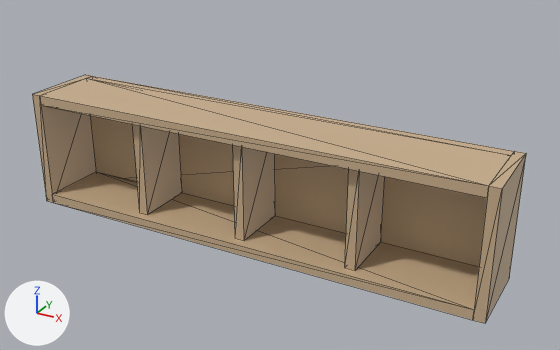
An edit to the glTF model models/simple_7inch_flat/vinyl_record_storage.glb, drawn before and after from the same camera.
Camera for both pictures: a camera (50 mm lens) standing at (43.9, -46.7, 27.2) and looking at (19.7, -2.7, 5.2). Lighting does not change. The marker at lower left points along +X, +Y and +Z. The first picture is the older version. Mesh edges are drawn as thin lines. Where no turn or scale is listed for an object, it has been applied to the vertices.

The first picture shows 'back', 'bottom', 'divider_1', 'divider_2', 'divider_3', 'front', 'side_left', 'side_right'.
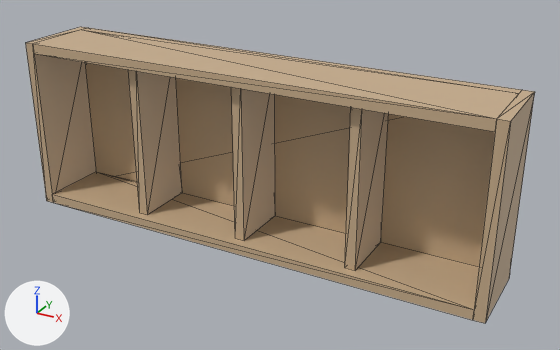
Patch to the scene script:
```diff
--- a/models/simple_7inch_flat/vinyl_record_storage.glb.py
+++ b/models/simple_7inch_flat/vinyl_record_storage.glb.py
@@ me_side_left @@
-me_side_left.from_pydata(...)  # 8 vertices, 12 faces; spans x 0.0..0.75, y -6.0..0.0, z 0.0..9.0
+me_side_left.from_pydata(...)  # 8 vertices, 12 faces; spans x 0.0..0.75, y -6.0..0.0, z 0.0..13.0
+# me_side_left part 1
+for i in [1, 2, 5, 6]: me_side_left.vertices[i].co += Vector((0.0, 0.0, 4.0))
 me_side_left.materials.append(mat_defaultmaterial)
@@ me_side_right @@
-me_side_right.from_pydata(...)  # 8 vertices, 12 faces; spans x 35.0..35.75, y -6.0..0.0, z 0.0..9.0
+me_side_right.from_pydata(...)  # 8 vertices, 12 faces; spans x 35.0..35.75, y -6.0..0.0, z 0.0..13.0
+# me_side_right part 2
+for i in [1, 2, 5, 6]: me_side_right.vertices[i].co += Vector((0.0, 0.0, 4.0))
 me_side_right.materials.append(mat_defaultmaterial_001)
@@ me_bottom @@
-me_bottom.from_pydata(...)  # 8 vertices, 12 faces; spans x 0.8..35.0, y -0.8..0.0, z 0.0..9.0
+me_bottom.from_pydata(...)  # 8 vertices, 12 faces; spans x 0.8..35.0, y -0.8..0.0, z 0.0..13.0
+# me_bottom part 3: the whole mesh is scaled about the mesh origin by (1, 1, 1.44)
 me_bottom.materials.append(mat_defaultmaterial_002)
@@ me_back @@
-me_back.from_pydata(...)  # 8 vertices, 12 faces; spans x 0.8..35.0, y -6.0..-0.8, z 8.2..9.0
+me_back.from_pydata(...)  # 8 vertices, 12 faces; spans x 0.8..35.0, y -6.0..-0.8, z 12.2..13.0
+# me_back part 4: the whole mesh is moved by (0.0, 0.0, 4.0)
 me_back.materials.append(mat_defaultmaterial_003)
@@ me_divider_1 @@
-me_divider_1.from_pydata(...)  # 8 vertices, 12 faces; spans x 8.94..9.69, y -5.25..-0.75, z 0.75..8.25
+me_divider_1.from_pydata(...)  # 8 vertices, 12 faces; spans x 8.94..9.69, y -5.25..-0.75, z 0.75..12.25
+# me_divider_1 part 5
+for i in [2, 3, 6, 7]: me_divider_1.vertices[i].co += Vector((0.0, 0.0, 4.0))
 me_divider_1.materials.append(mat_defaultmaterial_005)
@@ me_divider_2 @@
-me_divider_2.from_pydata(...)  # 8 vertices, 12 faces; spans x 17.5..18.25, y -5.25..-0.75, z 0.75..8.25
+me_divider_2.from_pydata(...)  # 8 vertices, 12 faces; spans x 17.5..18.25, y -5.25..-0.75, z 0.75..12.25
+# me_divider_2 part 6
+for i in [2, 3, 6, 7]: me_divider_2.vertices[i].co += Vector((0.0, 0.0, 4.0))
 me_divider_2.materials.append(mat_defaultmaterial_006)
@@ me_divider_3 @@
-me_divider_3.from_pydata(...)  # 8 vertices, 12 faces; spans x 26.06..26.81, y -5.25..-0.75, z 0.75..8.25
+me_divider_3.from_pydata(...)  # 8 vertices, 12 faces; spans x 26.06..26.81, y -5.25..-0.75, z 0.75..12.25
+# me_divider_3 part 7
+for i in [2, 3, 6, 7]: me_divider_3.vertices[i].co += Vector((0.0, 0.0, 4.0))
 me_divider_3.materials.append(mat_defaultmaterial_007)
```

Boxes (x1, y1, x2, y2) around the edits, measured in the pictures (560 x 350 px):
'bottom', rescaled (25% taller): before (87, 76, 514, 266); after (82, 28, 522, 266)
'back', moved: before (40, 78, 511, 198); after (33, 30, 519, 132)
'side_left', reshaped (9% wider, 37% taller): before (32, 75, 96, 203); after (26, 27, 96, 203)
'side_right', reshaped (17% wider, 35% taller): before (473, 151, 526, 323); after (473, 90, 535, 323)
'divider_1', reshaped: before (133, 124, 182, 215); after (128, 70, 182, 215)
'divider_2', reshaped: before (233, 145, 275, 241); after (231, 87, 275, 241)
'divider_3', reshaped: before (345, 169, 385, 271); after (345, 108, 388, 271)
